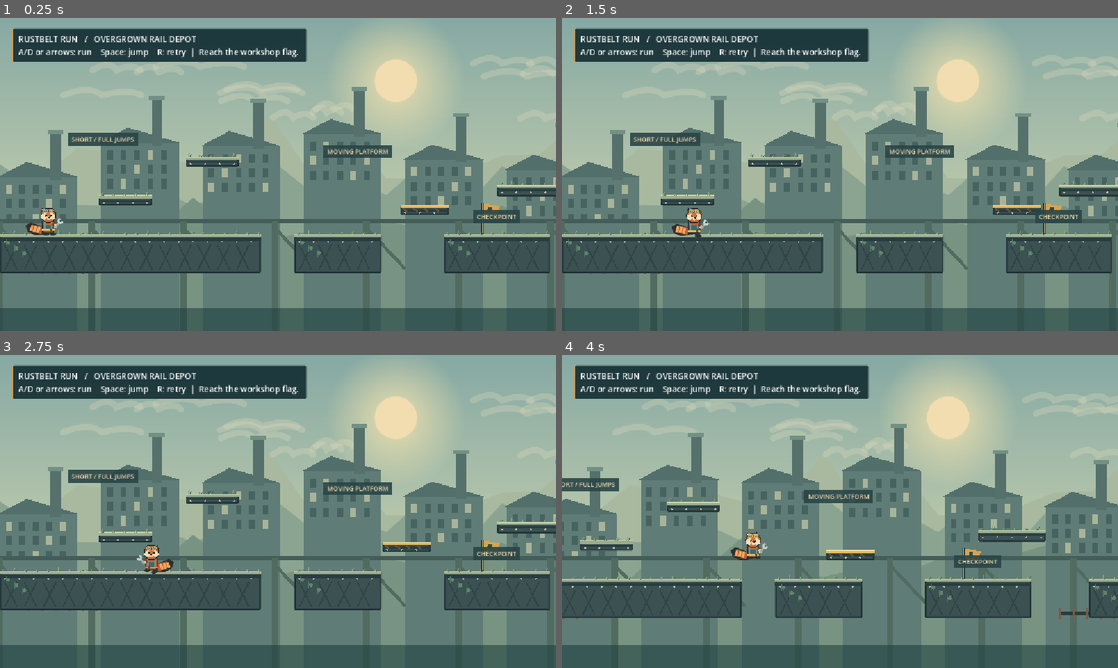
Above: before the commit, frames 1-4 (two rows, left to right).
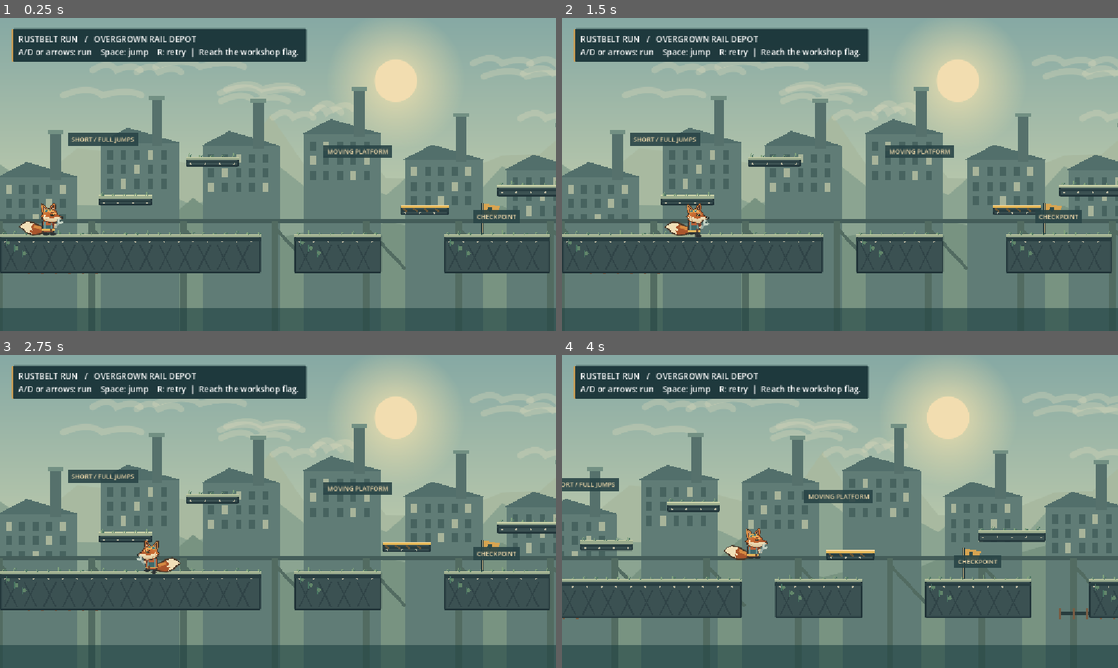
Above: after the commit, the same moments.

Repository: thaney044-lab/Rustbelt-Run
Game: Godot game, scene res://scenes/movement_lab.tscn
Same seed, same stepped clock (60 frames per second), same inputs: the game is played once before the commit and once after it.
Inputs:
- Up to frame 1 (0.25 s): no input
- Up to frame 2 (1.5 s): hold D (move_right) from 0.53 s (still down); tap E (interact) at 0.6 s; tap Space (jump) at 0.77 s; tap J (swing) at 1.35 s
- Up to frame 3 (2.75 s): tap Space (jump) at 1.52 s; release D (move_right) at 2.03 s; hold A (move_left) from 2.03 s (still down); tap K (throw_wrench) at 2.1 s
- Up to frame 4 (4 s): release A (move_left) at 2.78 s; hold D (move_right) from 2.78 s (still down); tap E (interact) at 2.85 s; tap Space (jump) at 3.02, 3.77 s; tap J (swing) at 3.6 s

The runs differ from the first frame. In frame 1, 0.3% of the frame differs, in the area x 3-12%, y 59-70%; in frame 2, 0.3%; in frame 3, 0.3%, in the area x 24-33%, y 59-70%; in frame 4, 0.3%.

Commit message:
Refine hero with fox profile, fur markings and white-tipped tail

Diff:
--- /dev/null
+++ b/assets/art/fox_head.svg
@@ -0,0 +1,15 @@
+<svg xmlns="http://www.w3.org/2000/svg" width="280" height="240" viewBox="0 0 140 120">
+<defs><linearGradient id="fur" x1="0" y1="0" x2="1" y2="1"><stop stop-color="#e8a454"/><stop offset=".45" stop-color="#c96b32"/><stop offset="1" stop-color="#914326"/></linearGradient><linearGradient id="cream" x2="0" y2="1"><stop stop-color="#fff0cb"/><stop offset="1" stop-color="#d6bf94"/></linearGradient></defs>
+<!-- Original side-profile fox: high ears, sloping brow and a projecting muzzle. -->
+<path d="M26 65Q13 43 17 8Q39 15 50 38L64 32Q74 11 90 4Q99 24 91 45Q105 55 108 69L132 80Q138 84 132 91L105 101Q93 116 72 114L36 105L16 91L26 88L13 78Z" fill="url(#fur)" stroke="#453528" stroke-width="4" stroke-linejoin="round"/>
+<path d="M24 17L29 51L43 37Z" fill="#51392e"/><path d="M29 27L33 45L40 37Z" fill="#cb9b79"/><path d="M85 13Q72 25 70 38L85 42Q91 26 85 13" fill="#54392d"/><path d="M82 23L76 36L85 37Z" fill="#d5aa85"/>
+<path d="M29 69L43 74L35 83L52 80Q67 91 82 86Q95 78 107 79L132 86L104 98Q92 114 70 110L38 101L24 91L35 92L22 81L35 83Z" fill="url(#cream)"/>
+<path d="M51 51Q64 40 84 49L98 64L89 70Q79 53 64 58Z" fill="#eead60"/>
+<path d="M65 68Q78 57 91 68Q80 80 67 73Z" fill="#372f26"/><path d="M73 68Q80 63 85 68L81 75L75 74Z" fill="#c49b45"/><ellipse cx="79" cy="69" rx="2" ry="6" fill="#202a28"/><circle cx="81" cy="66" r="1.8" fill="#fff8db"/>
+<path d="M66 60Q78 53 89 60" fill="none" stroke="#643c28" stroke-width="3" stroke-linecap="round"/>
+<path d="M123 80Q137 78 137 85L132 90L122 86Z" fill="#283331"/><path d="M126 82L131 82" stroke="#85968a" stroke-width="2"/>
+<path d="M100 98L121 92M108 91L110 94" stroke="#5b4a38" stroke-width="1.8" fill="none" stroke-linecap="round"/>
+<g fill="none" stroke="#ae7744" stroke-width="1" opacity=".65"><path d="M30 59l8 7m-7-2 7 5m-1 17 8 5m-5 1 8 4m-3-46 8 3m-10 44 9 3m-1-62 5 5"/></g>
+<!-- Goggles rest on the forehead; they do not cover the fox's eye. -->
+<path d="M28 51Q54 40 76 41" fill="none" stroke="#644c36" stroke-width="6"/><g stroke="#ddae55" stroke-width="3" fill="#46777b"><ellipse cx="44" cy="47" rx="10" ry="8" transform="rotate(-18 44 47)"/><ellipse cx="65" cy="44" rx="9" ry="7" transform="rotate(-10 65 44)"/></g><path d="M39 44l5 4m17-7 4 4" stroke="#abd3c6" stroke-width="2"/>
+</svg>
--- a/scripts/player.gd
+++ b/scripts/player.gd
@@ -14,6 +14,7 @@
 var spawn_point := Vector2(100, 490)
 var controls_enabled := true
 var animation_time := 0.0
+const FOX_HEAD = preload("res://assets/art/fox_head.svg")
 
 func _ready() -> void:
 	var shape := CollisionShape2D.new()
@@ -29,14 +30,13 @@
 	var stride := sin(animation_time * 18) if running else 0.0
 	var bob := absf(stride) * 1.5 if running else sin(animation_time * 3) * 0.6
 	draw_set_transform(Vector2(0, bob), 0, Vector2(facing, 1))
-	# Big striped tail, dark limbs and cream ear/cheek markings identify the panda.
-	var tail := PackedVector2Array([Vector2(-8,8),Vector2(-22,2+stride),Vector2(-36,-3+stride*2),Vector2(-44,2+stride*2),Vector2(-41,12+stride*2),Vector2(-27,19+stride),Vector2(-10,18)])
-	draw_colored_polygon(tail, Color("302e2d"))
-	draw_polyline(tail, Color("302e2d"), 3, true)
-	draw_line(Vector2(-13,12),Vector2(-34,6+stride*2),Color("bd603a"),13,true)
-	for i in 3:
-		var t := Vector2(-18-i*7,10-i*1.6+stride)
-		draw_line(t+Vector2(-1,-5),t+Vector2(-4,5),Color("edac61"),4,true)
+	# Broad brush-shaped tail with a cream tip, flexing behind the run.
+	var sway := stride*2 + sin(animation_time*3)*1.2
+	var tail := PackedVector2Array([Vector2(-8,7),Vector2(-19,1),Vector2(-30,-5+sway),Vector2(-43,-8+sway),Vector2(-53,-3+sway),Vector2(-59,3+sway),Vector2(-52,8+sway),Vector2(-46,14+sway),Vector2(-32,20+sway),Vector2(-19,19),Vector2(-8,15)])
+	draw_colored_polygon(tail,Color("a9552c"))
+	draw_polyline(tail,Color("493829"),2,true)
+	draw_colored_polygon(PackedVector2Array([Vector2(-30,-4+sway),Vector2(-44,-7+sway),Vector2(-54,-2+sway),Vector2(-59,3+sway),Vector2(-51,7+sway),Vector2(-46,13+sway),Vector2(-34,18+sway),Vector2(-39,9+sway),Vector2(-31,12+sway),Vector2(-37,3+sway)]),Color("f1dfb7"))
+	draw_line(Vector2(-15,7),Vector2(-29,2+sway),Color("d68b43"),5,true)
 	# Boots alternate in the run cycle, with tucked feet during the jump.
 	var tuck := -3.0 if not is_on_floor() else 0.0
 	for i in [-1,1]:
@@ -49,24 +49,8 @@
 	draw_line(Vector2(7,-6),Vector2(7,10),Color("6d9491"),3)
 	draw_rect(Rect2(-13,9,26,4),Color("e3b65b"))
 	draw_rect(Rect2(3,8,5,6),Color("704a33"))
-	# Rounded head and pointed ears with ivory interiors.
-	for x in [-10,10]:
-		draw_colored_polygon(PackedVector2Array([Vector2(x-6,-22),Vector2(x-3,-37),Vector2(x+7,-25)]),Color("303033"))
-		draw_colored_polygon(PackedVector2Array([Vector2(x-3,-24),Vector2(x-2,-33),Vector2(x+4,-25)]),Color("f2ddaf"))
-	draw_circle(Vector2(0,-20),16,Color("302e2d"))
-	draw_circle(Vector2(0,-20),14,Color("ce7142"))
-	for x in [-9,9]:
-		draw_circle(Vector2(x,-17),6,Color("f3dfb4"))
-		draw_line(Vector2(x,-23),Vector2(x*0.55,-22),Color("f4deb0"),3,true)
-		draw_circle(Vector2(x*0.55,-19),2,Color("273337"))
-	draw_circle(Vector2(1,-14),4,Color("f5d7a7"))
-	draw_circle(Vector2(2,-16),2,Color("293638"))
-	# Brass workshop goggles sit above the eyes, leaving expressions visible.
-	draw_line(Vector2(-14,-28),Vector2(14,-28),Color("684936"),4)
-	for x in [-6,6]:
-		draw_circle(Vector2(x,-29),5,Color("e0ad55"))
-		draw_circle(Vector2(x,-29),3,Color("537e80"))
-		draw_line(Vector2(x-1,-31),Vector2(x+1,-29),Color("a1d8cc"),1,true)
+	# Hand-drawn profile artwork supplies a real fox silhouette at gameplay scale.
+	draw_texture_rect(FOX_HEAD,Rect2(-21,-47,53,45),false)
 	var hand := Vector2(15,2+stride*2)
 	draw_line(Vector2(10,-3),hand,Color("7b3f2e"),6,true)
 	draw_circle(hand,4,Color("ddc698"))
Not shown, added: assets/art/fox_head.svg.import
Not shown, changed: assets/art/README.md
